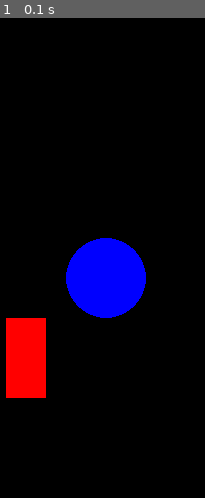
Above: before the commit, frame 1.
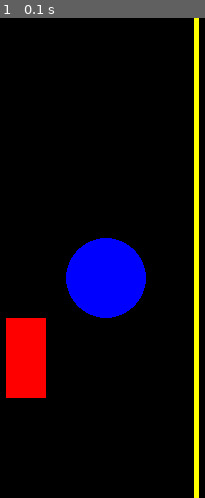
Above: after the commit, the same moment.

Repository: RuanSpinelli/pygame
Game: pygame game, started from 01.py
Two runs of this game, one before a commit and one after it. Both use one fixed random seed, a clock stepped at 60 frames per second and the inputs below.
Inputs:
- Up to frame 1 (0.1 s): no input

The runs differ from the first frame. In frame 1, 2.4% of the frame differs, in the area x 94-98%, y 0-100%.

Commit message:
commit desenhado circulo e linha

Diff:
--- a/01.py
+++ b/01.py
@@ -25,9 +25,11 @@
 
     #rect(aonde vai ser desenhado, (o esquema RPG ), (posição x, posicão y, largura, altura))
     pygame.draw.rect(tela, (255,0,0), (200, 300,40,80))
-    #para desenhar circulos
+    #para desenhar circulos se define o raio ali no 40
     pygame.draw.circle(tela, (0,0,255),(300,260),40)
 
+    #para desenhar linha se define a cor, aoonde começa e aonde termina
+    pygame.draw.line(tela, (255,255,0), (390,0),(390,600), 5)
 
 
     pygame.display.update()
